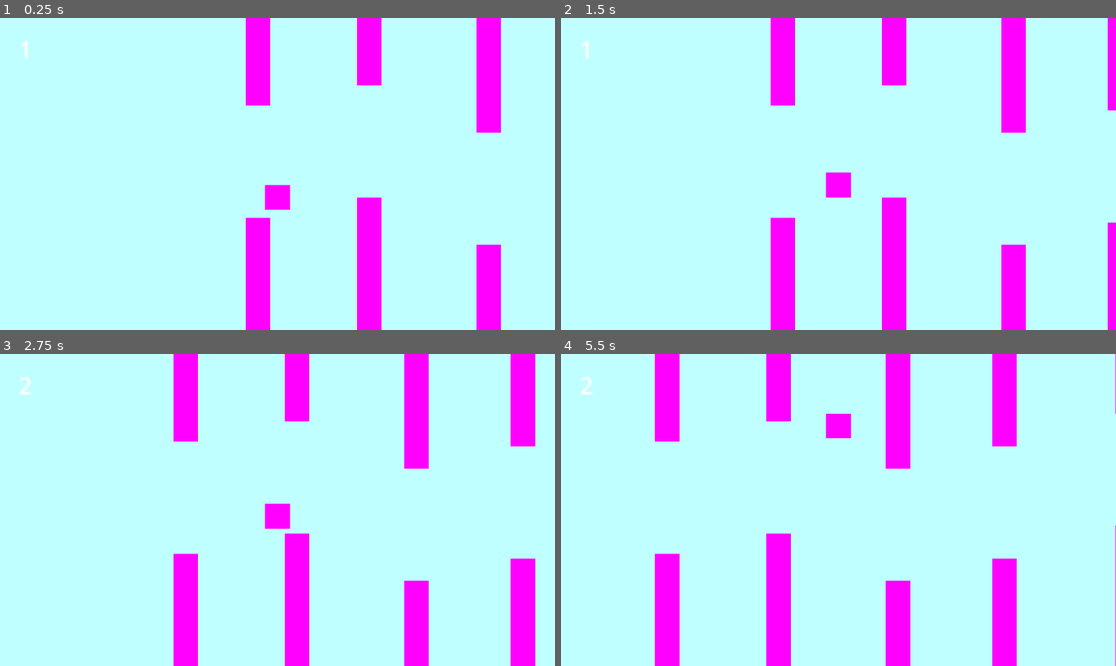
Above: before the commit, frames 1-4 (two rows, left to right).
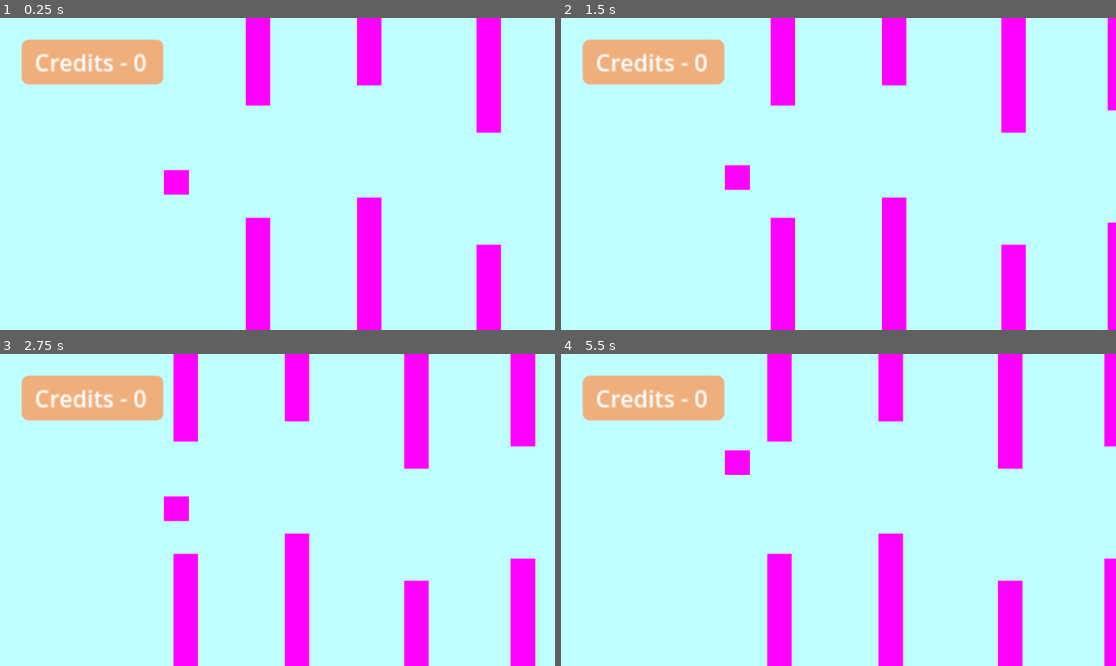
Above: after the commit, the same moments.

Repository: TenPetr/po-final-project
Game: Godot game, scene res://world.tscn
Two runs of this game, one before a commit and one after it. Both use one fixed random seed, a clock stepped at 60 frames per second and the inputs below.
Inputs:
- Up to frame 1 (0.25 s): no input
- Up to frame 2 (1.5 s): tap Space (FLAP) at 0.77, 1.07 s
- Up to frame 3 (2.75 s): tap Space (FLAP) at 1.52, 1.82 s
- Up to frame 4 (5.5 s): tap Space (FLAP) at 3.02, 3.32, 3.77, 4.07, 4.52, 4.82 s

The runs differ from the first frame. In frame 1, 4.4% of the frame differs, in the area x 3-53%, y 6-62%; in frame 2, 4.4%; in frame 3, 4.4%; in frame 4, 14%, in the area x 3-100%, y 0-100%.

Commit message:
Add game logo, update scoring design and add collision system

Diff:
--- a/Player.gd
+++ b/Player.gd
@@ -8,7 +8,7 @@
 
 var gravity = ProjectSettings.get_setting("physics/2d/default_gravity")
 var motion = Vector2.ZERO
-var wall : PackedScene = preload("res://wallnode.tscn")
+var wall: PackedScene = preload("res://wallnode.tscn")
 var score = 0
 
 func _physics_process(delta: float) -> void:
@@ -22,7 +22,7 @@
 	self.velocity = motion
 	self.move_and_slide()
 
-	get_parent().get_parent().get_node("CanvasLayer/RichTextLabel").text = str(score)
+	get_parent().get_parent().get_node("CanvasLayer/ScoreText").text = "Credits - " + str(score)
 
 func Wall_reset():
 	var wall_inst = wall.instantiate()
@@ -34,12 +34,12 @@
 		body.queue_free()
 		Wall_reset()
 
+# Detect collission player - wall
+func _on_detect_body_entered(body):
+	if body.name.contains("Walls"):
+		get_tree().reload_current_scene()
 
-func _on_detect_area_entered(area):
+# Add point when player successfully leaves the "wall area"
+func _on_detect_area_exited(area):
 	if area.name == "PointArea":
 		score = score + 1
-
-
-#func _on_detect_body_entered(body):
-	#if body.name == "Walls":
-		#get_tree().reload_current_scene()
--- a/icon.svg
+++ /dev/null
@@ -1 +0,0 @@
-<svg height="128" width="128" xmlns="http://www.w3.org/2000/svg"><rect x="2" y="2" width="124" height="124" rx="14" fill="#363d52" stroke="#212532" stroke-width="4"/><g transform="scale(.101) translate(122 122)"><g fill="#fff"><path d="M105 673v33q407 354 814 0v-33z"/><path fill="#478cbf" d="m105 673 152 14q12 1 15 14l4 67 132 10 8-61q2-11 15-15h162q13 4 15 15l8 61 132-10 4-67q3-13 15-14l152-14V427q30-39 56-81-35-59-83-108-43 20-82 47-40-37-88-64 7-51 8-102-59-28-123-42-26 43-46 89-49-7-98 0-20-46-46-89-64 14-123 42 1 51 8 102-48 27-88 64-39-27-82-47-48 49-83 108 26 42 56 81zm0 33v39c0 276 813 276 813 0v-39l-134 12-5 69q-2 10-14 13l-162 11q-12 0-16-11l-10-65H447l-10 65q-4 11-16 11l-162-11q-12-3-14-13l-5-69z"/><path d="M483 600c3 34 55 34 58 0v-86c-3-34-55-34-58 0z"/><circle cx="725" cy="526" r="90"/><circle cx="299" cy="526" r="90"/></g><g fill="#414042"><circle cx="307" cy="532" r="60"/><circle cx="717" cy="532" r="60"/></g></g></svg>
--- a/project.godot
+++ b/project.godot
@@ -13,7 +13,7 @@
 config/name="po-final-project"
 run/main_scene="res://world.tscn"
 config/features=PackedStringArray("4.2", "Forward Plus")
-config/icon="res://icon.svg"
+config/icon="res://assets/utb_logo.png"
 
 [input]
 
--- a/world.tscn
+++ b/world.tscn
@@ -13,6 +13,13 @@
 
 [sub_resource type="RectangleShape2D" id="RectangleShape2D_4sl3b"]
 
+[sub_resource type="StyleBoxFlat" id="StyleBoxFlat_o1hra"]
+bg_color = Color(1, 0.568627, 0.294118, 0.729412)
+corner_radius_top_left = 5
+corner_radius_top_right = 5
+corner_radius_bottom_right = 5
+corner_radius_bottom_left = 5
+
 [node name="World" type="Node2D"]
 
 [node name="Sprite2D" type="Sprite2D" parent="."]
@@ -21,6 +28,7 @@
 texture = SubResource("CanvasTexture_yxxgh")
 
 [node name="PlayerNode" type="Node2D" parent="."]
+position = Vector2(-2099, -305)
 
 [node name="Player" type="CharacterBody2D" parent="PlayerNode"]
 script = ExtResource("1_amjm2")
@@ -57,12 +65,21 @@
 transform = Transform2D(30, 0, 0, 30, 0, 0)
 follow_viewport_enabled = true
 
-[node name="RichTextLabel" type="RichTextLabel" parent="CanvasLayer"]
-offset_left = -178.967
-offset_top = -97.6667
-offset_right = -138.967
-offset_bottom = -57.6667
+[node name="ScorePanel" type="Panel" parent="CanvasLayer"]
+offset_left = -177.0
+offset_top = -93.0
+offset_right = -79.0
+offset_bottom = -62.0
+theme_override_styles/panel = SubResource("StyleBoxFlat_o1hra")
 
-[connection signal="area_entered" from="PlayerNode/Player/Detect" to="PlayerNode/Player" method="_on_detect_area_entered"]
+[node name="ScoreText" type="RichTextLabel" parent="CanvasLayer"]
+offset_left = -168.4
+offset_top = -89.0667
+offset_right = -48.4
+offset_bottom = -64.0667
+theme_override_colors/default_color = Color(1, 1, 1, 1)
+text = "Credits - 0"
+
+[connection signal="area_exited" from="PlayerNode/Player/Detect" to="PlayerNode/Player" method="_on_detect_area_exited"]
 [connection signal="body_entered" from="PlayerNode/Player/Detect" to="PlayerNode/Player" method="_on_detect_body_entered"]
 [connection signal="body_entered" from="PlayerNode/Player/Resetter" to="PlayerNode/Player" method="_on_resetter_body_entered"]
Not shown: 1 places in world.tscn that only renumber resources
